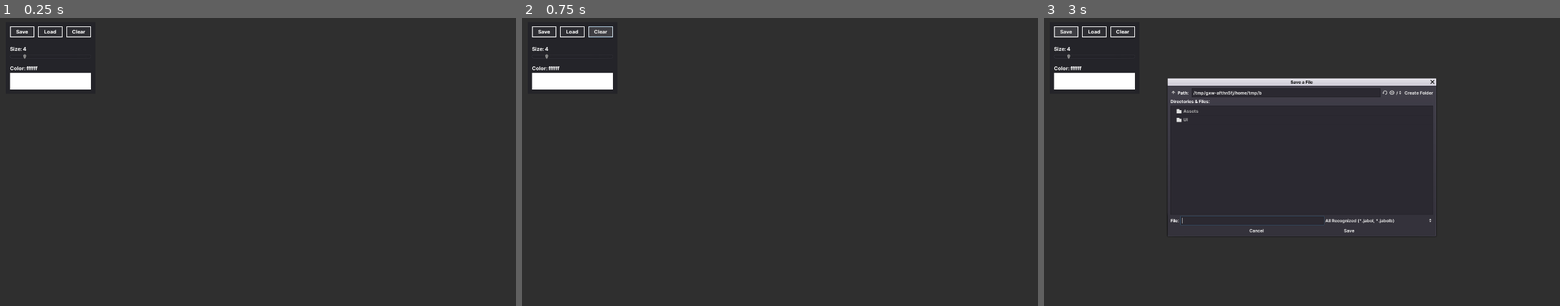
Above: before the commit, frames 1-3 (left to right).
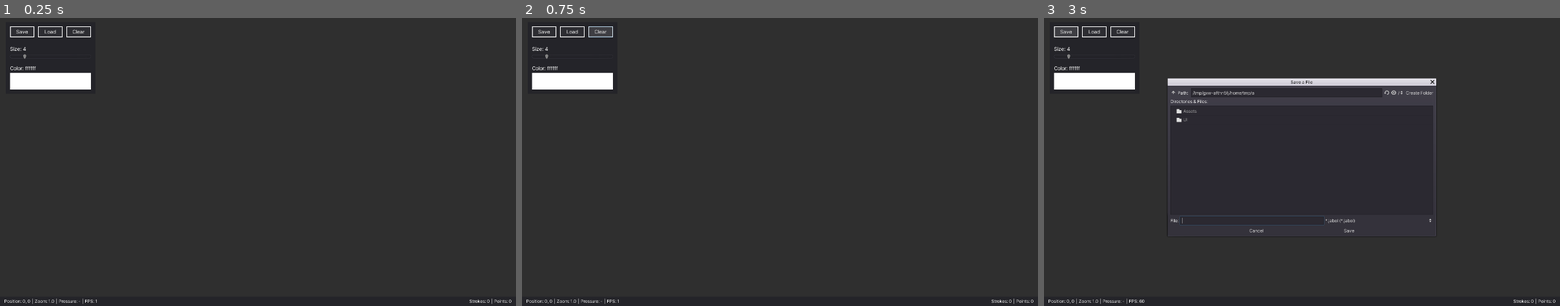
Above: after the commit, the same moments.

Repository: Epsilon0xCell/Lorien
Game: Godot game, scene res://Main.tscn
Same seed, same stepped clock (60 frames per second), same inputs: the game is played once before the commit and once after it.
Inputs:
- Up to frame 1 (0.25 s): no input
- Up to frame 2 (0.75 s): click "Clear" at 0.5 s
- Up to frame 3 (3 s): click "Clear" at 1.25 s; click "Clear" at 2 s; click "Save" at 2.75 s

The runs differ from the first frame. In frame 1, 0.2% of the frame differs, in the area x 0-100%, y 4-100%; in frame 2, 0.2%; in frame 3, 0.7%.

Commit message:
Added a status bar

Diff:
--- /dev/null
+++ b/jabol/Assets/Fonts/font_10.tres
@@ -0,0 +1,8 @@
+[gd_resource type="DynamicFont" load_steps=2 format=2]
+
+[ext_resource path="res://Assets/Fonts/Inter-Regular.ttf" type="DynamicFontData" id=1]
+
+[resource]
+size = 10
+use_filter = true
+font_data = ExtResource( 1 )
--- a/jabol/Assets/Fonts/font_12.tres
+++ b/jabol/Assets/Fonts/font_12.tres
@@ -1,9 +1,8 @@
 [gd_resource type="DynamicFont" load_steps=2 format=2]
 
-[ext_resource path="res://Assets/Fonts/Inter-Bold.ttf" type="DynamicFontData" id=1]
+[ext_resource path="res://Assets/Fonts/Inter-Regular.ttf" type="DynamicFontData" id=1]
 
 [resource]
 size = 12
-use_mipmaps = true
 use_filter = true
 font_data = ExtResource( 1 )
--- a/jabol/Assets/Fonts/font_14.tres
+++ b/jabol/Assets/Fonts/font_14.tres
@@ -1,9 +1,8 @@
 [gd_resource type="DynamicFont" load_steps=2 format=2]
 
-[ext_resource path="res://Assets/Fonts/Inter-Bold.ttf" type="DynamicFontData" id=1]
+[ext_resource path="res://Assets/Fonts/Inter-Regular.ttf" type="DynamicFontData" id=1]
 
 [resource]
 size = 14
-use_mipmaps = true
 use_filter = true
 font_data = ExtResource( 1 )
--- a/jabol/EditorCamera.gd
+++ b/jabol/EditorCamera.gd
@@ -1,6 +1,6 @@
 extends Camera2D
 
-const MAX_ZOOM_LEVEL = 10.0
+const MAX_ZOOM_LEVEL = 100.0
 const MIN_ZOOM_LEVEL = 0.1
 const ZOOM_INCREMENT = 0.1
 
@@ -10,10 +10,12 @@
 # -------------------------------------------------------------------------------------------------
 func _input(event):
 	if event is InputEventMouseButton:
+		var increment := max(ZOOM_INCREMENT + _current_zoom_level * ZOOM_INCREMENT, ZOOM_INCREMENT)
+
 		if event.button_index == BUTTON_WHEEL_DOWN:
-			_do_zoom(ZOOM_INCREMENT, get_local_mouse_position())
+			_do_zoom(increment, get_local_mouse_position())
 		elif event.button_index == BUTTON_WHEEL_UP:
-			_do_zoom(-ZOOM_INCREMENT, get_local_mouse_position())
+			_do_zoom(-increment, get_local_mouse_position())
 		elif event.button_index == BUTTON_MIDDLE:
 			_drag = event.is_pressed()
 
--- a/jabol/JabolCanvas.gd
+++ b/jabol/JabolCanvas.gd
@@ -1,13 +1,20 @@
 extends Viewport
 class_name JabolCanvas
+
+# -------------------------------------------------------------------------------------------------
+class Info:
+	var point_count: int
+	var stroke_count: int
+	var current_pressure: float
+	var current_brush_position: Vector2
 
 # -------------------------------------------------------------------------------------------------
 onready var _camera: Camera2D = $Camera2D
 
 var lines := []
+var info := Info.new()
 var _last_mouse_motion: InputEventMouseMotion
 var _current_line: Line2D
-var _current_zoom_level = 1
 var _current_brush_color := Color.white
 var _current_brush_size := 4
 
@@ -21,17 +28,23 @@
 				end_line()
 	elif event is InputEventMouseMotion:
 		_last_mouse_motion = event
+		info.current_pressure = event.pressure
 
 # -------------------------------------------------------------------------------------------------
 func _process(delta: float) -> void:
+	var brush_position: Vector2
+
+	if _last_mouse_motion != null:
+		brush_position = _camera.xform(_last_mouse_motion.global_position)
+		info.current_brush_position = brush_position
+
 	if _current_line != null && _last_mouse_motion != null:
 		if _last_mouse_motion.relative.length_squared() > 0.0:
-			var pos = _last_mouse_motion.global_position
 			#var pressure = _last_mouse_motion.pressure
 			#var pressure_16 = int(round(65536*pressure))
 			#var pressure_8 = int(round(255*pressure))
 			#print("Pressure: %f (%d -> %f)" % [pressure, pressure_16, pressure_16/65536.0])
-			_current_line.add_point(_camera.xform(pos))
+			add_point(brush_position)
 			_last_mouse_motion = null
 
 	if Input.is_action_just_pressed("jabol_undo"):
@@ -51,6 +64,7 @@
 # -------------------------------------------------------------------------------------------------
 func add_point(point: Vector2) -> void:
 	_current_line.add_point(point)
+	info.point_count += 1
 
 # -------------------------------------------------------------------------------------------------
 func end_line() -> void:
@@ -58,13 +72,17 @@
 		if _current_line.points.empty():
 			call_deferred("remove_child", _current_line)
 		else:
+			info.stroke_count += 1
 			lines.append(_current_line)
 		_current_line = null
 
 # -------------------------------------------------------------------------------------------------
 func undo_last_line() -> void:
 	if _current_line == null && !lines.empty():
-		remove_child(lines.pop_back())
+		var line = lines.pop_back()
+		info.stroke_count -= 1
+		info.point_count -= line.points.size()
+		remove_child(line)
 
 # -------------------------------------------------------------------------------------------------
 func set_brush_color(color: Color) -> void:
@@ -79,3 +97,5 @@
 	for l in lines:
 		remove_child(l)
 	lines.clear()
+	info.point_count = 0
+	info.stroke_count = 0
--- a/jabol/JabolIO.gd
+++ b/jabol/JabolIO.gd
@@ -182,4 +182,6 @@
 
 # -------------------------------------------------------------------------------------------------
 func _is_binary(file_path: String) -> bool:
-	return file_path.ends_with(".jabolb")
+	if file_path.ends_with("text"):
+		return false
+	return true
--- a/jabol/Main.gd
+++ b/jabol/Main.gd
@@ -2,6 +2,16 @@
 
 # -------------------------------------------------------------------------------------------------
 onready var _jabol: JabolCanvas = $ViewportContainer/Viewport
+onready var _camera = $ViewportContainer/Viewport/Camera2D
+onready var _ui_statusbar = $UIStatusBar
+
+# -------------------------------------------------------------------------------------------------
+func _process(delta):
+	_ui_statusbar.set_stroke_count(_jabol.info.stroke_count)
+	_ui_statusbar.set_point_count(_jabol.info.point_count)
+	_ui_statusbar.set_pressure(_jabol.info.current_pressure)
+	_ui_statusbar.set_brush_position(_jabol.info.current_brush_position)
+	_ui_statusbar.set_camera_zoom(_camera.zoom.x)
 
 # -------------------------------------------------------------------------------------------------
 func _on_UI_brush_color_changed(color: Color) -> void:
--- a/jabol/Main.tscn
+++ b/jabol/Main.tscn
@@ -1,9 +1,10 @@
-[gd_scene load_steps=5 format=2]
+[gd_scene load_steps=6 format=2]
 
 [ext_resource path="res://Main.gd" type="Script" id=1]
 [ext_resource path="res://EditorCamera.gd" type="Script" id=2]
 [ext_resource path="res://JabolCanvas.gd" type="Script" id=3]
 [ext_resource path="res://UI/UI.tscn" type="PackedScene" id=4]
+[ext_resource path="res://UI/UIStatusBar.tscn" type="PackedScene" id=5]
 
 [node name="Main" type="Control"]
 anchor_right = 1.0
@@ -40,6 +41,13 @@
 margin_right = 266.449
 margin_bottom = 217.449
 
+[node name="UIStatusBar" parent="." instance=ExtResource( 5 )]
+anchor_top = 1.0
+anchor_bottom = 1.0
+margin_top = -26.0
+size_flags_horizontal = 3
+size_flags_vertical = 3
+
 [connection signal="brush_color_changed" from="UI" to="." method="_on_UI_brush_color_changed"]
 [connection signal="brush_size_changed" from="UI" to="." method="_on_UI_brush_size_changed"]
 [connection signal="clear_canvas" from="UI" to="." method="_on_UI_clear_canvas"]
--- a/jabol/UI/UI.gd
+++ b/jabol/UI/UI.gd
@@ -19,12 +19,12 @@
 	_save_file_dialog.access = FileDialog.ACCESS_FILESYSTEM
 	_save_file_dialog.mode = FileDialog.MODE_SAVE_FILE
 	_save_file_dialog.current_dir = Config.DEFAULT_FILE_DIALOG_FOLDER
-	_save_file_dialog.filters = ["*.jabol", "*.jabolb"]
+	_save_file_dialog.filters = ["*.jabol"]
 
 	_load_file_dialog.access = FileDialog.ACCESS_FILESYSTEM
 	_load_file_dialog.mode = FileDialog.MODE_OPEN_FILE
 	_load_file_dialog.current_dir = Config.DEFAULT_FILE_DIALOG_FOLDER
-	_load_file_dialog.filters = ["*.jabol", "*.jabolb"]
+	_load_file_dialog.filters = ["*.jabol"]
 
 # -------------------------------------------------------------------------------------------------
 func _on_ColorPickerButton_color_changed(color: Color) -> void:
--- /dev/null
+++ b/jabol/UI/UIStatusBar.gd
@@ -0,0 +1,36 @@
+extends Panel
+
+# -------------------------------------------------------------------------------------------------
+onready var _strokes_label: Label = $MarginContainer/HBoxContainer/Right/StrokesLabel
+onready var _points_label: Label = $MarginContainer/HBoxContainer/Right/PointsLabel
+onready var _pressure_label: Label = $MarginContainer/HBoxContainer/Left/PressureLabel
+onready var _position_label: Label = $MarginContainer/HBoxContainer/Left/PositionLabel
+onready var _zoom_label: Label = $MarginContainer/HBoxContainer/Left/ZoomLabel
+onready var _fps_label: Label = $MarginContainer/HBoxContainer/Left/FpsLabel
+
+# -------------------------------------------------------------------------------------------------
+func _physics_process(delta):
+	_fps_label.text = "FPS: %d" % Engine.get_frames_per_second()
+
+# -------------------------------------------------------------------------------------------------
+func set_stroke_count(brush_stroke_count: int) -> void:
+	_strokes_label.text = "Strokes: %d" % brush_stroke_count
+
+# -------------------------------------------------------------------------------------------------
+func set_point_count(point_count: int) -> void:
+	_points_label.text = "Points: %d" % point_count
+
+# -------------------------------------------------------------------------------------------------
+func set_pressure(pressure: float) -> void:
+	if pressure < 0:
+		_pressure_label.text = "Pressure: %.4f" % pressure
+	else:
+		_pressure_label.text = "Pressure: -"
+
+# -------------------------------------------------------------------------------------------------
+func set_brush_position(pos: Vector2) -> void:
+	_position_label.text = "Position: %d, %d" % [pos.x, pos.y]
+
+# -------------------------------------------------------------------------------------------------
+func set_camera_zoom(zoom: float) -> void:
+	_zoom_label.text = "Zoom: %.1f" % zoom
--- /dev/null
+++ b/jabol/UI/UIStatusBar.tscn
@@ -0,0 +1,153 @@
+[gd_scene load_steps=4 format=2]
+
+[ext_resource path="res://UI/Themes/theme_dark.tres" type="Theme" id=1]
+[ext_resource path="res://UI/UIStatusBar.gd" type="Script" id=2]
+[ext_resource path="res://Assets/Fonts/font_12.tres" type="DynamicFont" id=3]
+
+[node name="UIStatusBar" type="Panel"]
+anchor_right = 1.0
+rect_min_size = Vector2( 0, 26 )
+theme = ExtResource( 1 )
+script = ExtResource( 2 )
+__meta__ = {
+"_edit_group_": true,
+"_edit_use_anchors_": false
+}
+
+[node name="MarginContainer" type="MarginContainer" parent="."]
+anchor_right = 1.0
+anchor_bottom = 1.0
+rect_min_size = Vector2( 0, 26 )
+custom_constants/margin_right = 12
+custom_constants/margin_left = 12
+__meta__ = {
+"_edit_use_anchors_": false
+}
+
+[node name="HBoxContainer" type="HBoxContainer" parent="MarginContainer"]
+margin_left = 12.0
+margin_right = 1908.0
+margin_bottom = 26.0
+
+[node name="Left" type="HBoxContainer" parent="MarginContainer/HBoxContainer"]
+margin_right = 946.0
+margin_bottom = 26.0
+size_flags_horizontal = 3
+size_flags_vertical = 3
+
+[node name="PositionLabel" type="Label" parent="MarginContainer/HBoxContainer/Left"]
+margin_top = 5.0
+margin_right = 57.0
+margin_bottom = 20.0
+custom_fonts/font = ExtResource( 3 )
+text = "Position: -"
+__meta__ = {
+"_edit_use_anchors_": false
+}
+
+[node name="Sep" type="Label" parent="MarginContainer/HBoxContainer/Left"]
+margin_left = 61.0
+margin_top = 5.0
+margin_right = 65.0
+margin_bottom = 20.0
+custom_fonts/font = ExtResource( 3 )
+text = "|"
+__meta__ = {
+"_edit_use_anchors_": false
+}
+
+[node name="ZoomLabel" type="Label" parent="MarginContainer/HBoxContainer/Left"]
+margin_left = 69.0
+margin_top = 5.0
+margin_right = 113.0
+margin_bottom = 20.0
+custom_fonts/font = ExtResource( 3 )
+text = "Zoom: -"
+__meta__ = {
+"_edit_use_anchors_": false
+}
+
+[node name="Sep2" type="Label" parent="MarginContainer/HBoxContainer/Left"]
+margin_left = 117.0
+margin_top = 5.0
+margin_right = 121.0
+margin_bottom = 20.0
+custom_fonts/font = ExtResource( 3 )
+text = "|"
+__meta__ = {
+"_edit_use_anchors_": false
+}
+
+[node name="PressureLabel" type="Label" parent="MarginContainer/HBoxContainer/Left"]
+margin_left = 125.0
+margin_top = 5.0
+margin_right = 186.0
+margin_bottom = 20.0
+custom_fonts/font = ExtResource( 3 )
+text = "Pressure: -"
+__meta__ = {
+"_edit_use_anchors_": false
+}
+
+[node name="Sep3" type="Label" parent="MarginContainer/HBoxContainer/Left"]
+margin_left = 190.0
+margin_top = 5.0
+margin_right = 194.0
+margin_bottom = 20.0
+custom_fonts/font = ExtResource( 3 )
+text = "|"
+__meta__ = {
+"_edit_use_anchors_": false
+}
+
+[node name="FpsLabel" type="Label" parent="MarginContainer/HBoxContainer/Left"]
+margin_left = 198.0
+margin_top = 5.0
+margin_right = 233.0
+margin_bottom = 20.0
+custom_fonts/font = ExtResource( 3 )
+text = "FPS: -"
+__meta__ = {
+"_edit_use_anchors_": false
+}
+
+[node name="Right" type="HBoxContainer" parent="MarginContainer/HBoxContainer"]
+margin_left = 950.0
+margin_right = 1896.0
+margin_bottom = 26.0
+size_flags_horizontal = 3
+size_flags_vertical = 3
+alignment = 2
+
+[node name="StrokesLabel" type="Label" parent="MarginContainer/HBoxContainer/Right"]
+margin_left = 828.0
+margin_top = 5.0
+margin_right = 885.0
+margin_bottom = 20.0
+custom_fonts/font = ExtResource( 3 )
+text = "Strokes: 0"
+__meta__ = {
+"_edit_use_anchors_": false
+}
+
+[node name="Sep" type="Label" parent="MarginContainer/HBoxContainer/Right"]
+margin_left = 889.0
+margin_top = 5.0
+margin_right = 893.0
+margin_bottom = 20.0
+custom_fonts/font = ExtResource( 3 )
+text = "|"
+__meta__ = {
+"_edit_use_anchors_": false
+}
+
+[node name="PointsLabel" type="Label" parent="MarginContainer/HBoxContainer/Right"]
+margin_left = 897.0
+margin_top = 5.0
+margin_right = 946.0
+margin_bottom = 20.0
+custom_fonts/font = ExtResource( 3 )
+text = "Points: 0"
+__meta__ = {
+"_edit_use_anchors_": false
+}
--- a/jabol/project.godot
+++ b/jabol/project.godot
@@ -55,7 +55,6 @@
 window/size/test_width=1440
 window/size/test_height=810
 window/dpi/allow_hidpi=true
-window/stretch/aspect="expand"
 
 [input]
 
